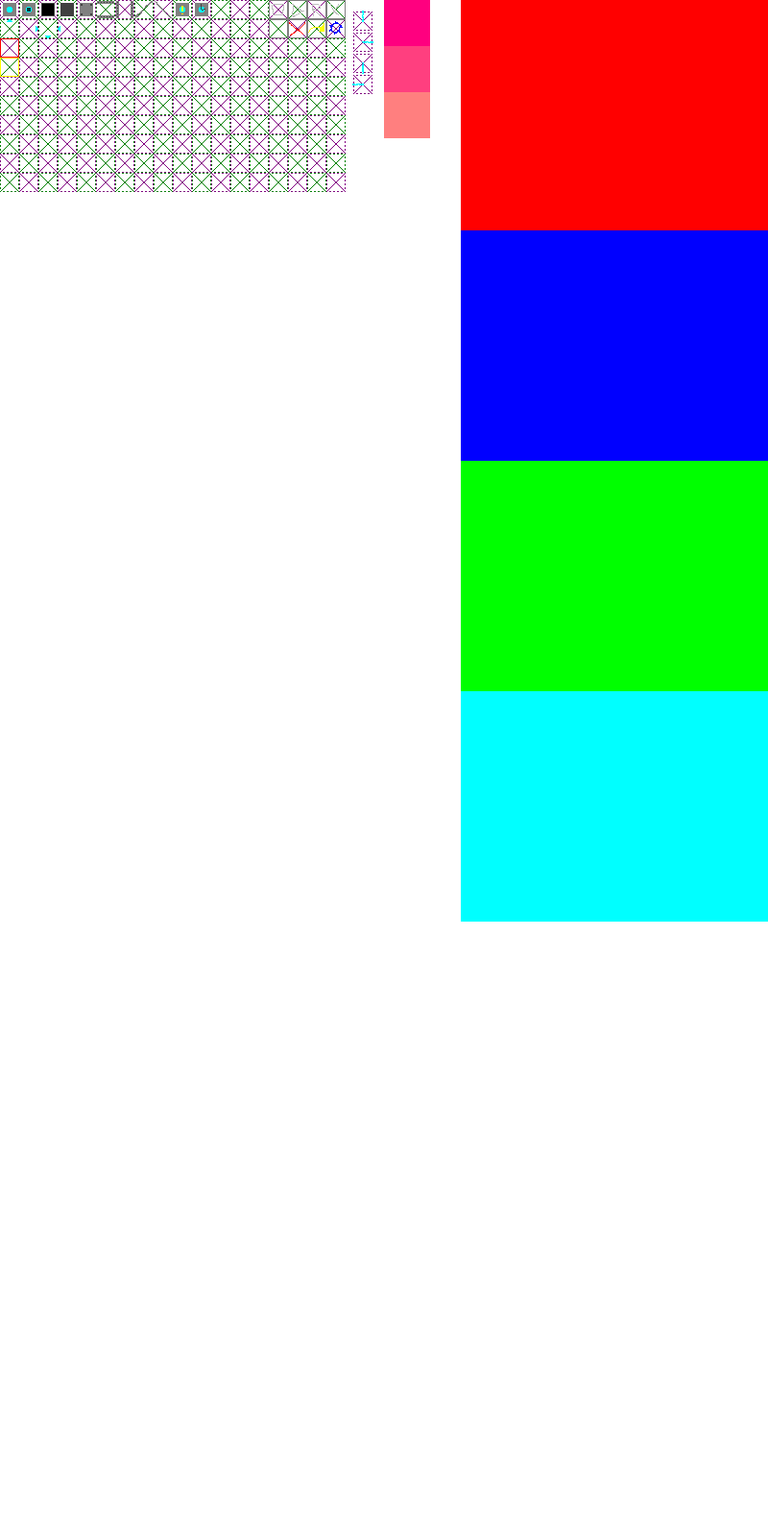
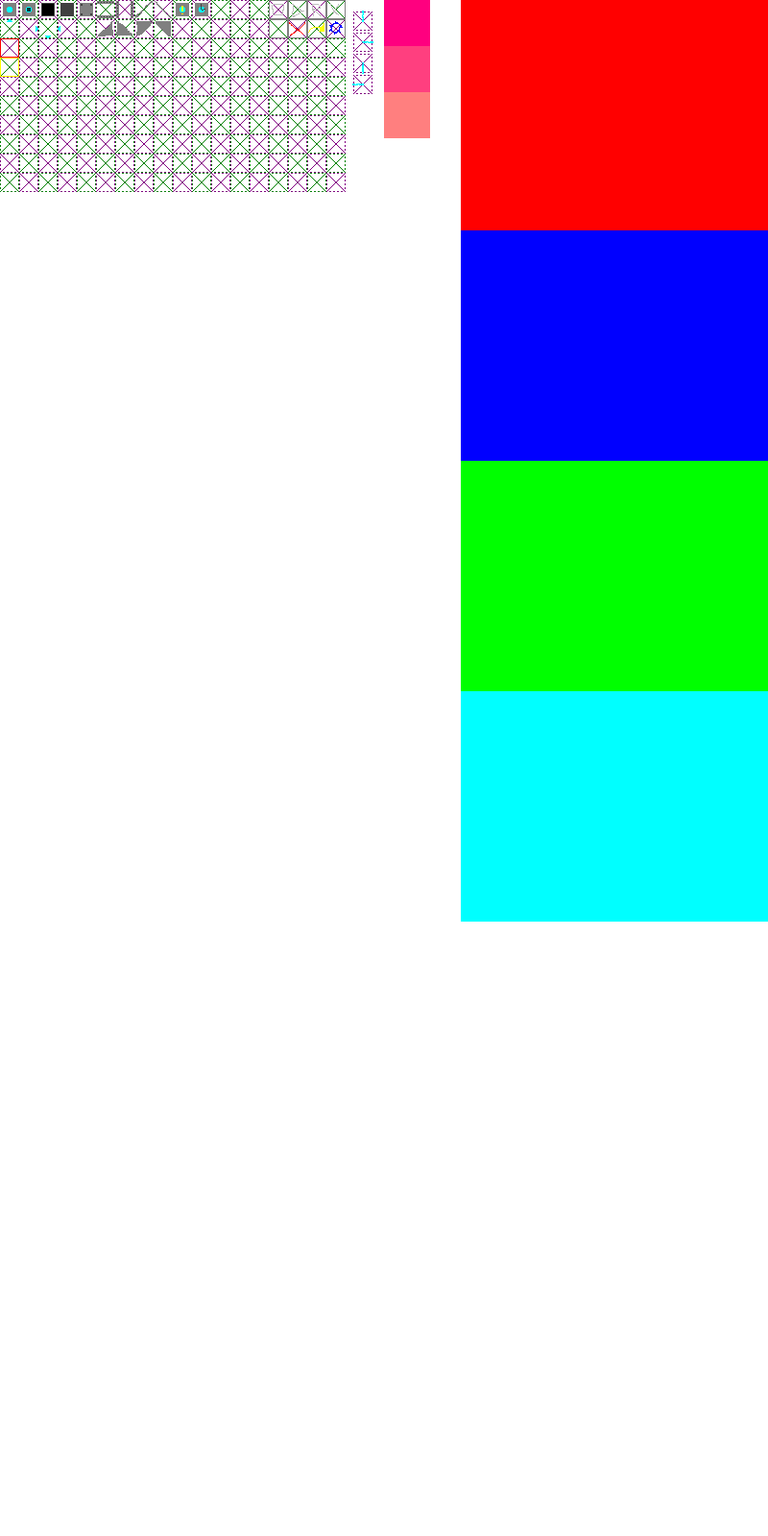
Two versions of the same layered image (768px x 1536px). Layer-by-layer changes:
painted on "stuff" over box(97, 20, 171, 37)
